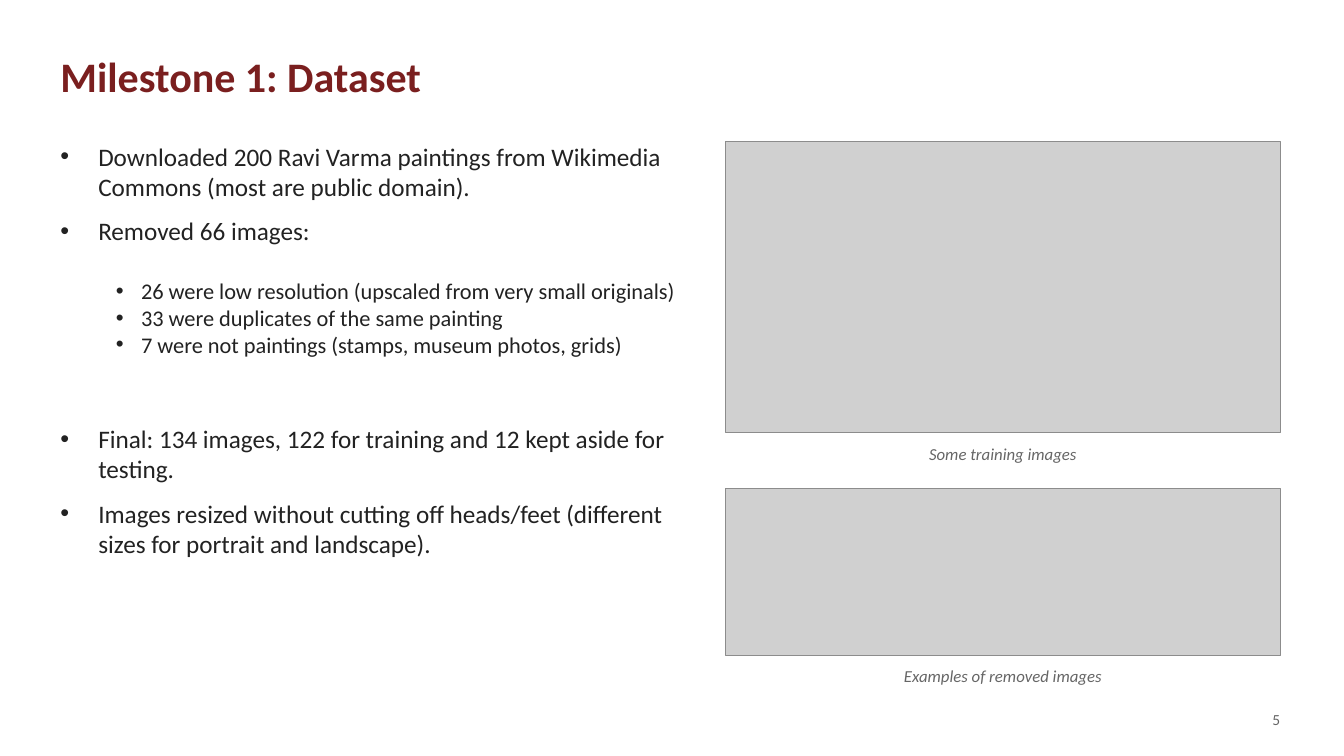
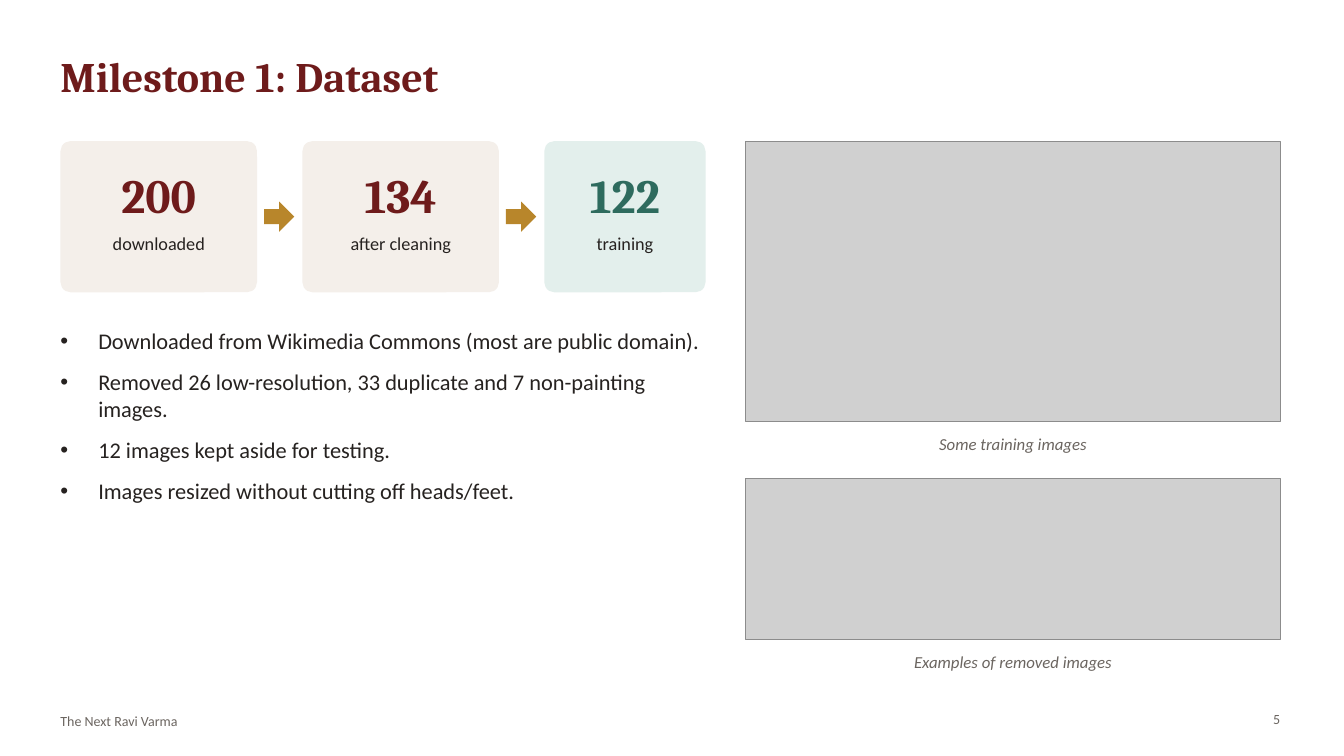
Before and after one commit to f20240684-cmd/the-next-ravi-varma-v2, a slide deck: slide 5 of docs/The_Next_Ravi_Varma_Milestone2_Review.pptx. Drawn at 1344x756 pixels with LibreOffice and Linux fonts; fonts in the diff are those of the drawing; grey boxes stand for pictures. Boxes give left, top, right and bottom in pixels: in the first picture for what was removed or moved away, otherwise in the second. Text is boxed around its words. In the diff, an @@ line names an element or a change of style, - is before the commit and + after.

```diff
--- a/docs/The_Next_Ravi_Varma_Milestone2_Review.pptx
+++ b/docs/The_Next_Ravi_Varma_Milestone2_Review.pptx
@@ title "Milestone 1: Dataset" at (x1=60, y1=63, x2=438, y2=93): font Calibri to Cambria, text colour #7A1F1F to #6E1B1B @@
@@ rounded rectangle added at (x1=60, y1=141, x2=257, y2=292), fill #F4EFEA @@
@@ text removed at (x1=98, y1=148, x2=660, y2=245) @@
-• Downloaded 200 Ravi Varma paintings from Wikimedia Commons (most are public domain).
-• Removed 66 images:
@@ rounded rectangle added at (x1=302, y1=141, x2=499, y2=292), fill #F4EFEA @@
@@ rounded rectangle added at (x1=544, y1=141, x2=706, y2=292), fill #E3EFEC @@
@@ picture resized from (x1=726, y1=141, x2=1280, y2=433) to (x1=746, y1=141, x2=1280, y2=421) @@
@@ text added at (x1=121, y1=180, x2=196, y2=214), 34 pt, text #6E1B1B, bold @@
+200
@@ right arrow added at (x1=264, y1=202, x2=294, y2=232), fill #B8862B @@
@@ text added at (x1=365, y1=180, x2=437, y2=214), 34 pt, text #6E1B1B, bold @@
+134
@@ right arrow added at (x1=506, y1=202, x2=536, y2=232), fill #B8862B @@
@@ text added at (x1=590, y1=180, x2=660, y2=213), 34 pt, text #2E6B5E, bold @@
+122
@@ text added at (x1=113, y1=237, x2=205, y2=250), 13 pt, text #262220 @@
+downloaded
@@ text added at (x1=351, y1=237, x2=451, y2=253), 13 pt, text #262220 @@
+after cleaning
@@ text added at (x1=597, y1=237, x2=654, y2=253), 13 pt, text #262220 @@
+training
@@ text removed at (x1=141, y1=283, x2=674, y2=357) @@
-  • 26 were low resolution (upscaled from very small originals)
-  • 33 were duplicates of the same painting
-  • 7 were not paintings (stamps, museum photos, grids)
@@ text at (x1=98, y1=333, x2=698, y2=503): text changed; size 18 to 16 pt; text colour #222222 to #262220 @@
-• Final: 134 images, 122 for training and 12 kept aside for testing.
-• Images resized without cutting off heads/feet (different sizes for portrait and landscape).
+• Downloaded from Wikimedia Commons (most are public domain).
+• Removed 26 low-resolution, 33 duplicate and 7 non-painting images.
+• 12 images kept aside for testing.
+• Images resized without cutting off heads/feet.
@@ text "Some training images" moved from (x1=929, y1=448, x2=1077, y2=463) to (x1=939, y1=438, x2=1087, y2=453) @@
@@ text "Some training images" at (x1=939, y1=438, x2=1087, y2=453): text colour #666666 to #6B6560 @@
@@ picture resized from (x1=726, y1=489, x2=1280, y2=655) to (x1=746, y1=479, x2=1280, y2=639) @@
@@ text "Examples of removed images" at (x1=914, y1=656, x2=1112, y2=671): text colour #666666 to #6B6560 @@
@@ text "Examples of removed images" moved from (x1=904, y1=670, x2=1102, y2=685) to (x1=914, y1=656, x2=1112, y2=671) @@
@@ text added at (x1=60, y1=716, x2=178, y2=726), 10 pt, text #6B6560 @@
+The Next Ravi Varma
@@ page number at (x1=1273, y1=715, x2=1280, y2=724): size 11 to 10 pt, text colour #666666 to #6B6560 @@
```
Also in this commit, not shown: 12 other slides changed, 1 other file.
